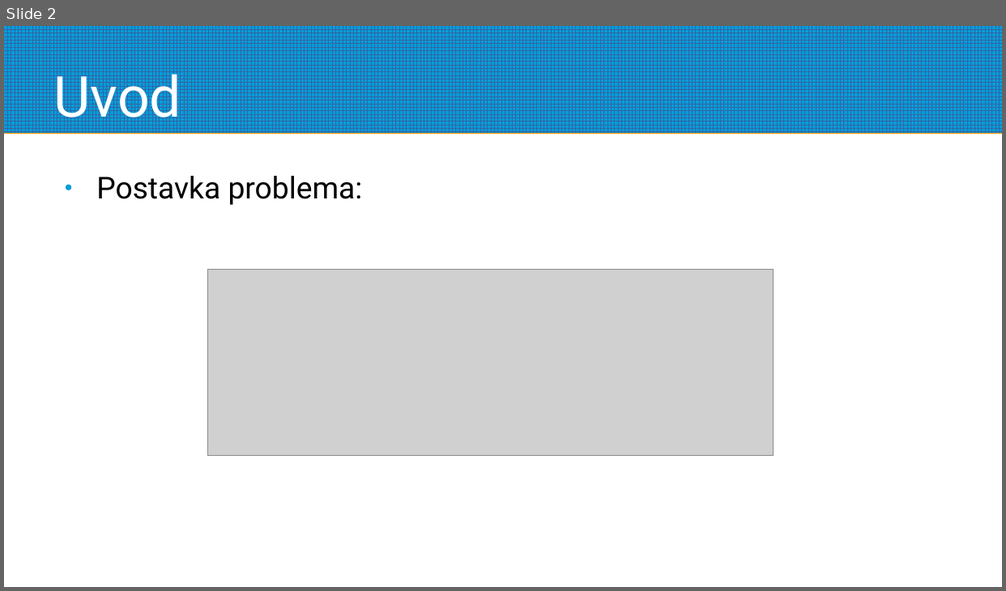
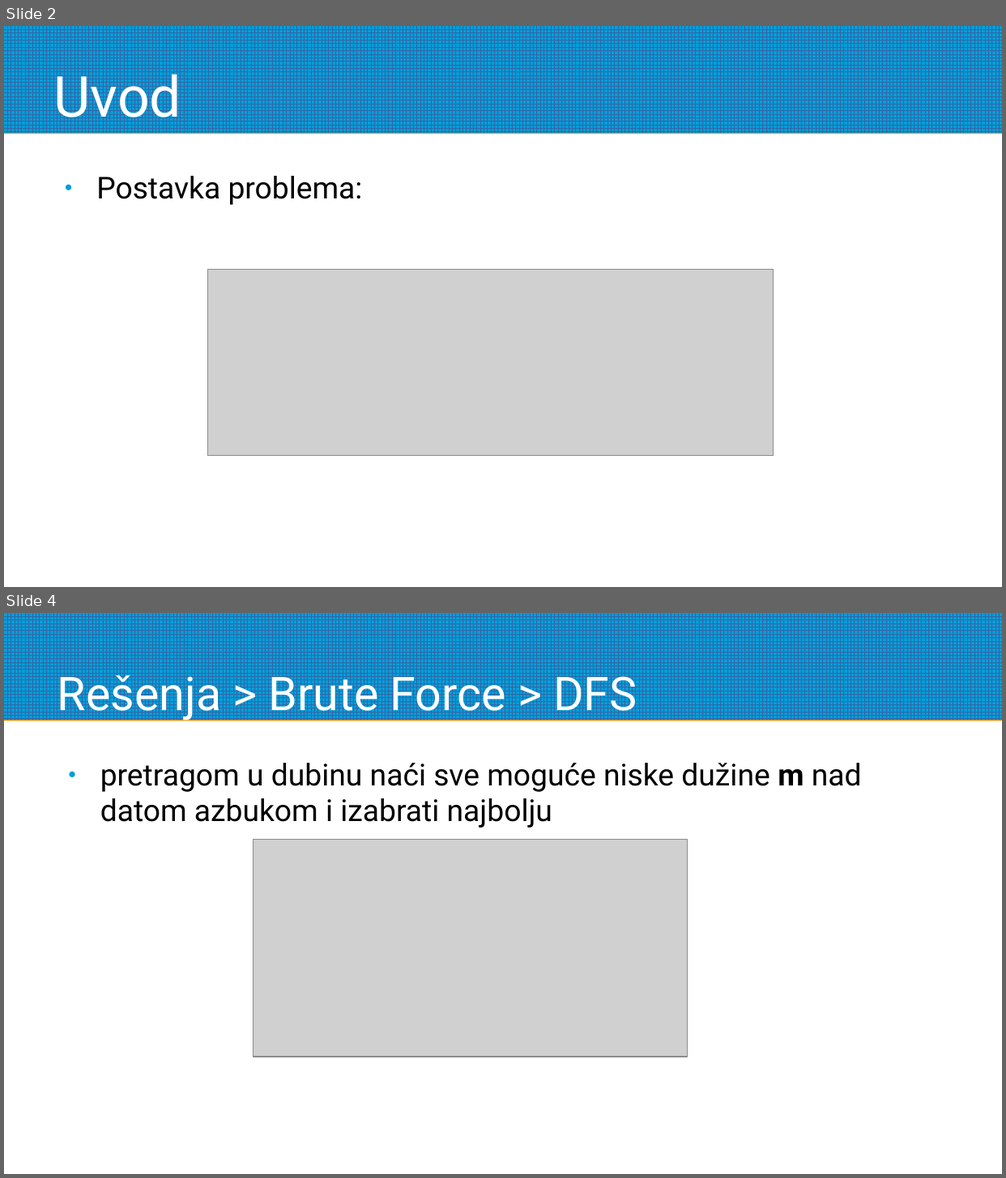
Before and after one commit to aleksakojadinovic/RI-nearest-string, a slide deck: docs/csp.odp. Shown one above the other, each under a label of ours: slide 2 before the commit, slides 2 and 4 after it; the slides between them are not shown. The pictures are 1006x591 and 1006x1178 pixels, drawn with LibreOffice and Linux fonts; fonts in the diff are those of the drawing; grey boxes stand for pictures. Boxes give left, top, right and bottom in pixels: in the first picture for what was removed or moved away, otherwise in the second. Text is boxed around its words. In the diff, an @@ line names an element or a change of style, - is before the commit and + after.

```diff
--- a/docs/csp.odp
+++ b/docs/csp.odp
@@ slide 4 added at (4, 613, 1002, 1174), background #FFFFFF; not listed: 1 template element that a slide beside it also shows @@
@@ title added at (57, 667, 637, 722), 37 pt, text #FFFFFF @@
+Rešenja > Brute Force > DFS
@@ text added at (100, 763, 862, 828), 24 pt, text #000000 @@
+● pretragom u dubinu naći sve moguće niske dužine m nad datom azbukom i izabrati najbolju
@@ picture added at (253, 839, 688, 1057) @@
```
Also in this commit, not shown: 13 other slides added, 2 slides removed, 12 other files.
